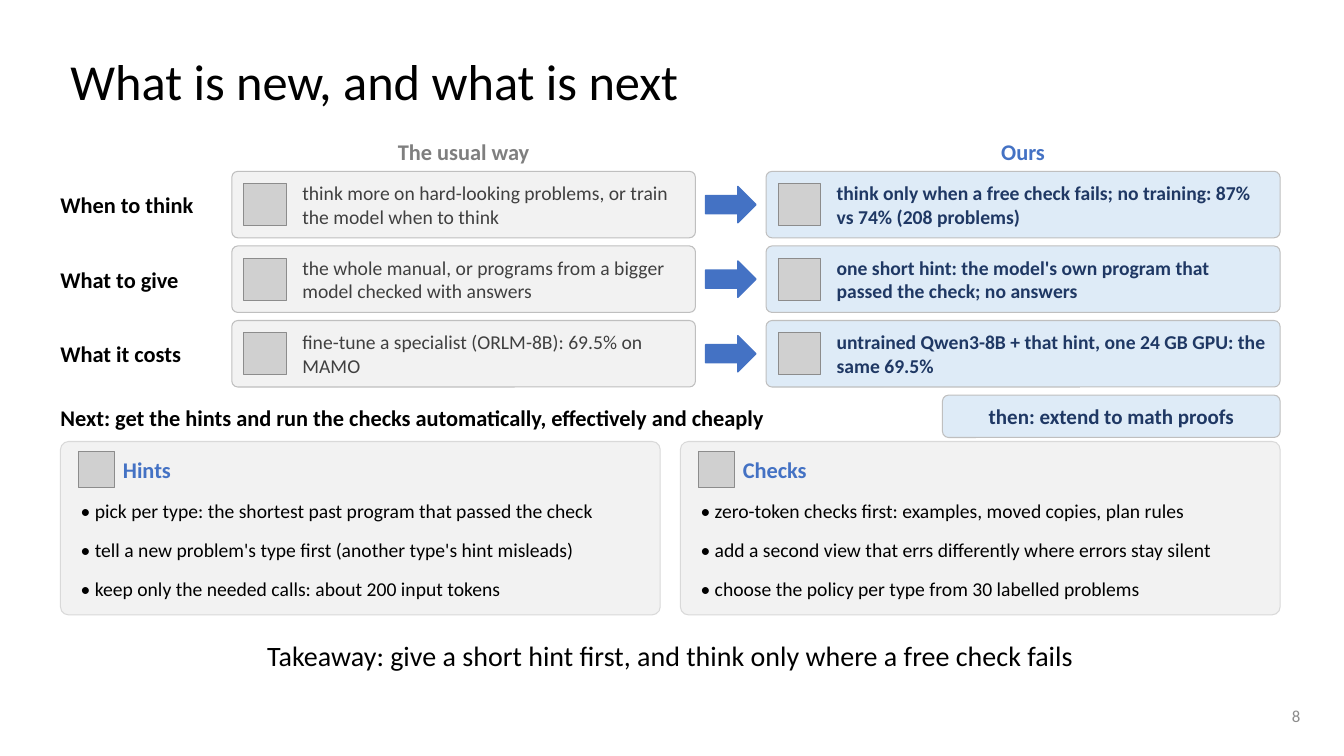
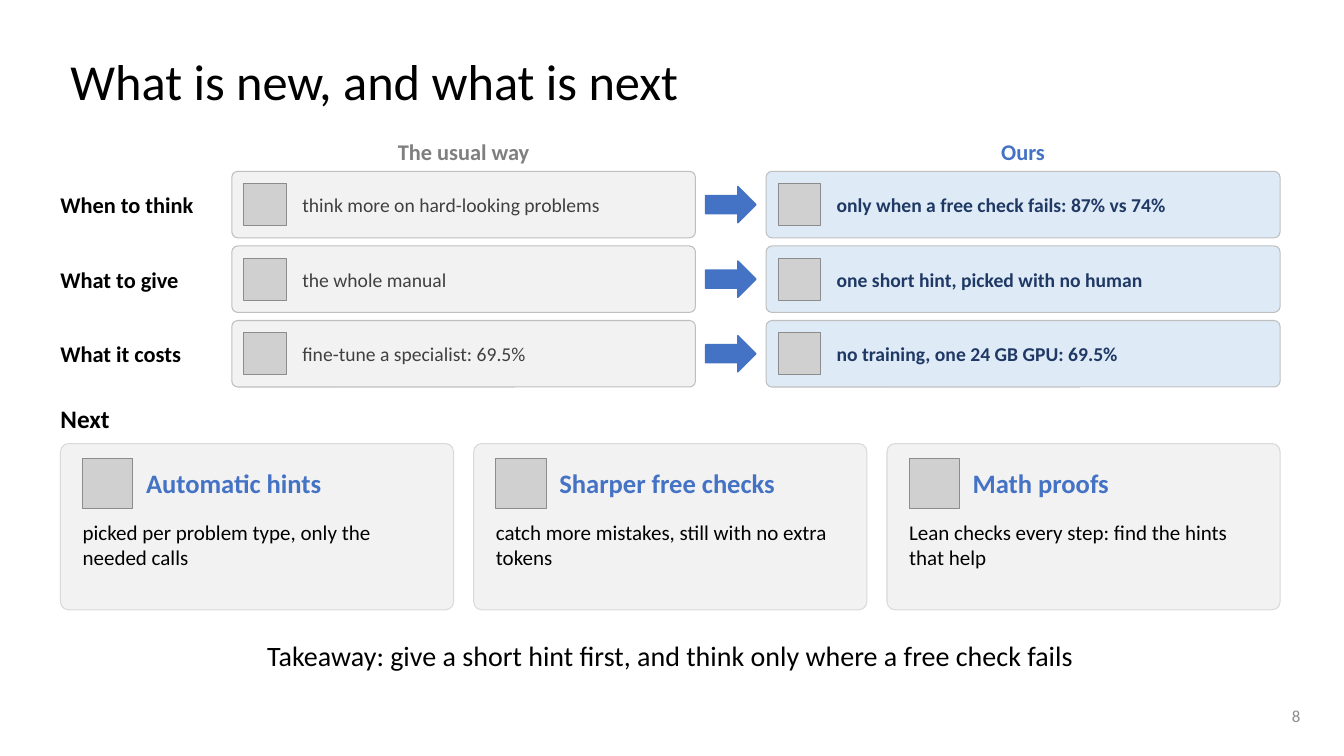
Before and after one commit to dlwns147/CSED490E_Project_Team5, a slide deck: slide 8 of Proposal_Team5.pptx. Drawn at 1344x756 pixels with LibreOffice and Linux fonts; fonts in the diff are those of the drawing; grey boxes stand for pictures. Boxes give left, top, right and bottom in pixels: in the first picture for what was removed or moved away, otherwise in the second. Text is boxed around its words. In the diff, an @@ line names an element or a change of style, - is before the commit and + after.

```diff
--- a/Proposal_Team5.pptx
+++ b/Proposal_Team5.pptx
@@ text at bbox=[302, 198, 599, 216]: text changed @@
-think more on hard-looking problems, or train the model when to think
+think more on hard-looking problems
@@ text at bbox=[837, 198, 1165, 215]: text changed @@
-think only when a free check fails; no training: 87% vs 74% (208 problems)
+only when a free check fails: 87% vs 74%
@@ text at bbox=[302, 273, 447, 287]: text changed @@
-the whole manual, or programs from a bigger model checked with answers
+the whole manual
@@ text at bbox=[837, 273, 1142, 290]: text changed @@
-one short hint: the model's own program that passed the check; no answers
+one short hint, picked with no human
@@ text at bbox=[302, 347, 526, 364]: text changed @@
-fine-tune a specialist (ORLM-8B): 69.5% on MAMO
+fine-tune a specialist: 69.5%
@@ text at bbox=[837, 347, 1117, 365]: text changed @@
-untrained Qwen3-8B + that hint, one 24 GB GPU: the same 69.5%
+no training, one 24 GB GPU: 69.5%
@@ text at bbox=[60, 411, 109, 429]: text changed; size 16 to 18 pt @@
-Next: get the hints and run the checks automatically, effectively and cheaply
+Next
@@ rounded rectangle removed at bbox=[943, 395, 1280, 438] @@
@@ rounded rectangle at bbox=[60, 444, 454, 610]: proportions changed @@
@@ rounded rectangle: place and size @@
-rounded rectangle at bbox=[60, 442, 660, 615]
+rounded rectangle at bbox=[60, 444, 454, 610]
@@ rounded rectangle added at bbox=[474, 444, 867, 610], fill #F2F2F2, outline #D9D9D9 0.75 pt @@
@@ rounded rectangle: place and size @@
-rounded rectangle at bbox=[681, 442, 1280, 615]
+rounded rectangle at bbox=[887, 444, 1280, 610]
@@ rounded rectangle at bbox=[887, 444, 1280, 610]: proportions changed @@
@@ picture: place and size @@
-picture at bbox=[79, 452, 115, 488]
+picture at bbox=[83, 459, 133, 509]
@@ text at bbox=[146, 474, 322, 493]: text changed; size 16 to 19 pt @@
-Hints
+Automatic hints
@@ picture: place and size @@
-picture at bbox=[699, 452, 735, 488]
+picture at bbox=[496, 459, 546, 509]
@@ text at bbox=[559, 474, 775, 497]: text changed; size 16 to 19 pt @@
-Checks
+Sharper free checks
@@ picture added at bbox=[909, 459, 960, 509] @@
@@ text at bbox=[973, 474, 1109, 497]: text changed; size 15 to 19 pt; text colour #1F3864 to #4472C4 @@
-then: extend to math proofs
+Math proofs
@@ text removed at bbox=[95, 504, 593, 522] @@
-• pick per type: the shortest past program that passed the check
@@ text added at bbox=[83, 525, 370, 565], 15 pt, text #000000 @@
+picked per problem type, only the needed calls
@@ text "catch more mistakes, still with ..." at bbox=[496, 525, 826, 565]: vertical alignment middle to top @@
@@ text at bbox=[496, 525, 826, 565]: text changed; size 14 to 15 pt @@
-• keep only the needed calls: about 200 input tokens
+catch more mistakes, still with no extra tokens
@@ text at bbox=[909, 525, 1227, 569]: text changed; size 14 to 15 pt @@
-• zero-token checks first: examples, moved copies, plan rules
+Lean checks every step: find the hints that help
@@ text "Lean checks every step: find ..." at bbox=[909, 525, 1227, 569]: vertical alignment middle to top @@
@@ text removed at bbox=[95, 543, 573, 560] @@
-• tell a new problem's type first (another type's hint misleads)
@@ text removed at bbox=[715, 543, 1210, 560] @@
-• add a second view that errs differently where errors stay silent
@@ text removed at bbox=[715, 582, 1139, 599] @@
-• choose the policy per type from 30 labelled problems
```
Also in this commit, not shown: 3 other files.
